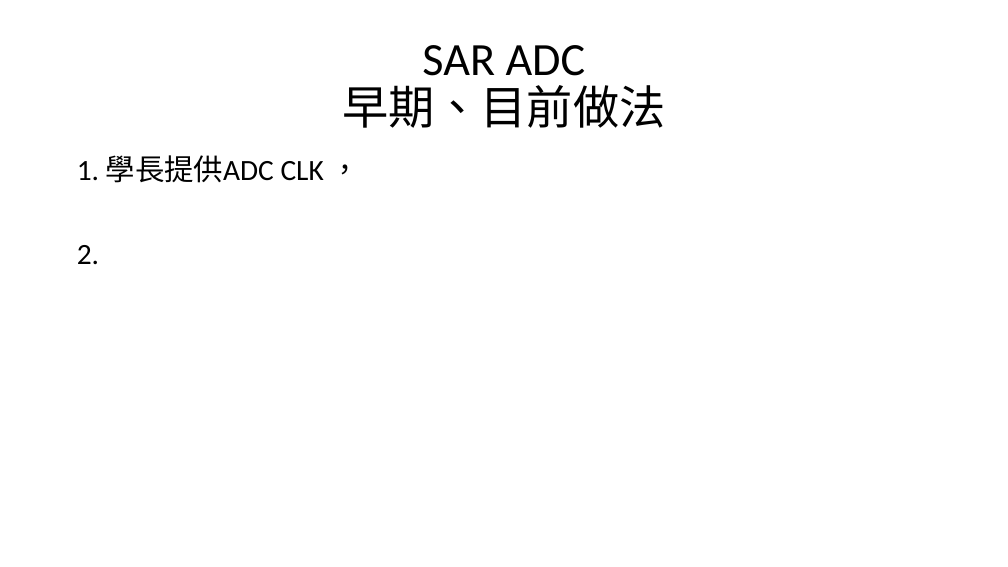
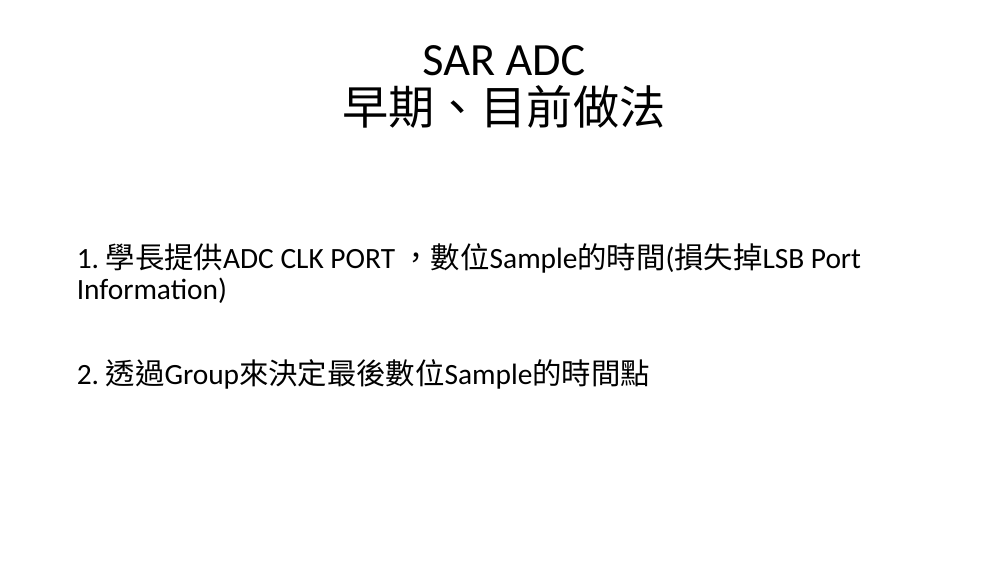
Before and after one commit to a0910281835/Summrary_PDF, a slide deck: slide 14 of Project_Summary_pdf/Project_Summary.pptx (slide 22 before the commit). Drawn at 1008x567 pixels with LibreOffice and Linux fonts; fonts in the diff are those of the drawing. Boxes give left, top, right and bottom in pixels: in the first picture for what was removed or moved away, otherwise in the second. Text is boxed around its words. In the diff, an @@ line names an element or a change of style, - is before the commit and + after.

```diff
--- a/Project_Summary_pdf/Project_Summary.pptx
+++ b/Project_Summary_pdf/Project_Summary.pptx
@@ text at (77,243,861,389): text changed @@
-1. 學長提供ADC CLK ，
-2.
+1. 學長提供ADC CLK PORT ，數位Sample的時間(損失掉LSB Port Information)
+2. 透過Group來決定最後數位Sample的時間點
```
Also in this commit, not shown: 3 other slides changed, 8 slides added, 1 slide removed.
